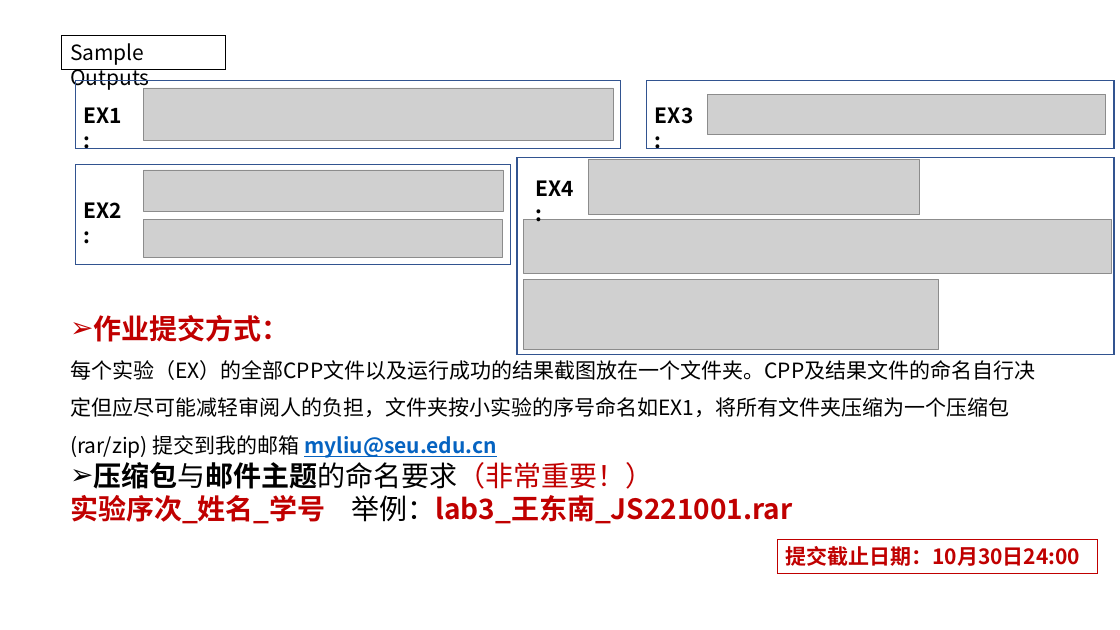
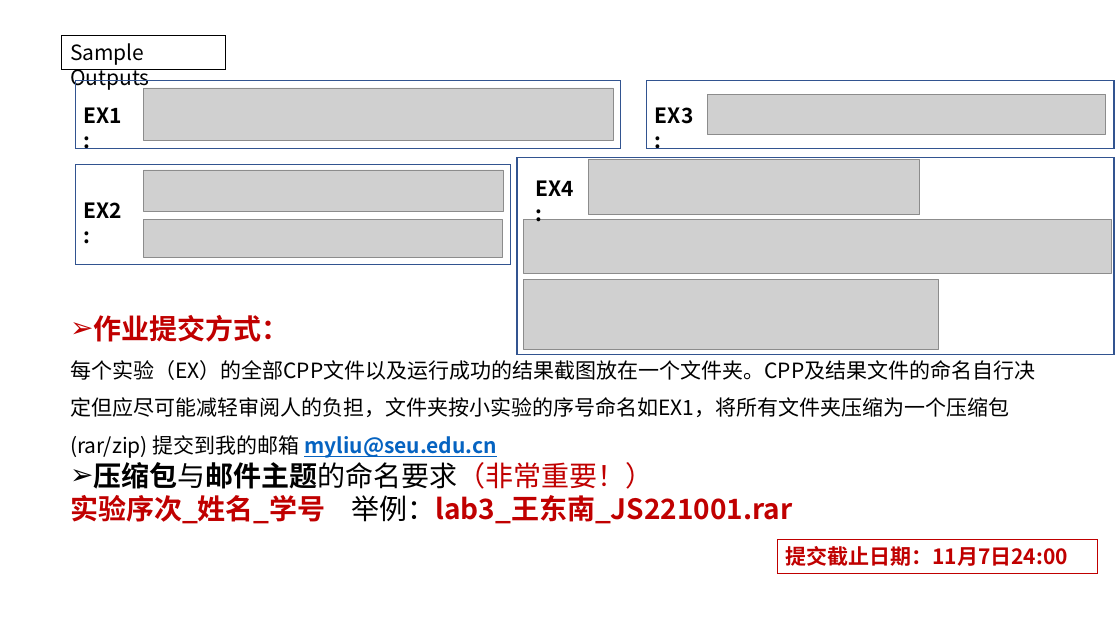
Before and after one commit to liu-mengyang/cppTA-2021fall, a slide deck: slide 7 of labs requirements.pptx. Drawn at 1120x630 pixels with LibreOffice and Linux fonts; fonts in the diff are those of the drawing; grey boxes stand for pictures. Boxes give left, top, right and bottom in pixels: in the first picture for what was removed or moved away, otherwise in the second. Text is boxed around its words. In the diff, an @@ line names an element or a change of style, - is before the commit and + after.

```diff
--- a/labs requirements.pptx
+++ b/labs requirements.pptx
@@ text in rectangle at [785,546,1068,566]: text changed @@
-提交截止日期：10月30日24:00
+提交截止日期：11月7日24:00
```
Also in this commit, not shown: 3 slides added, 8 other files.
